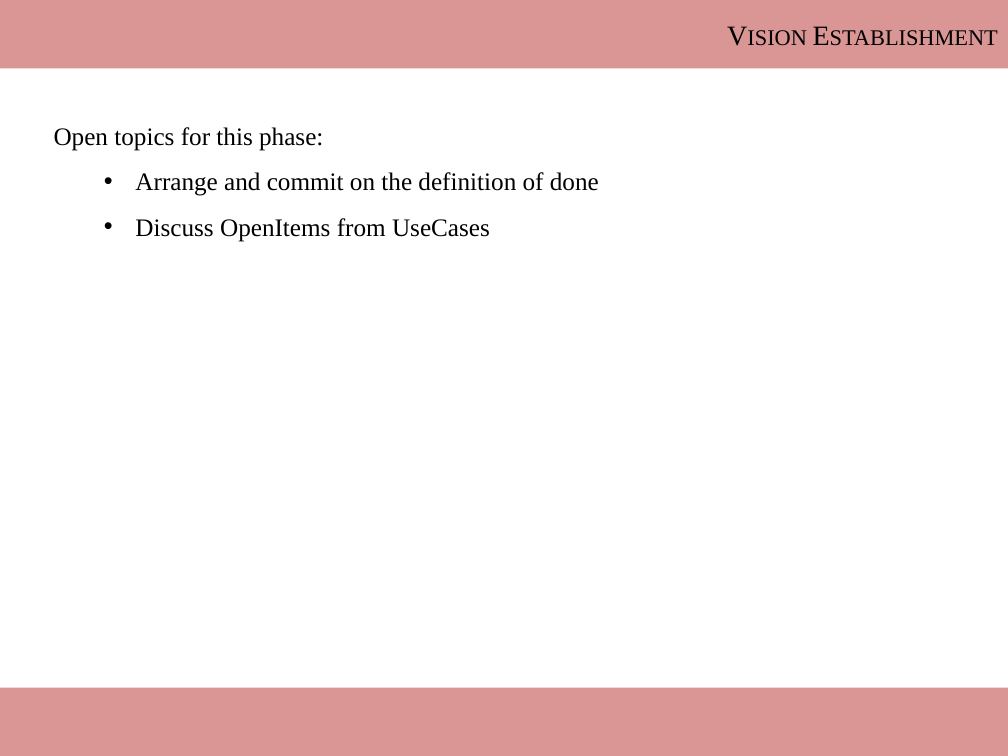
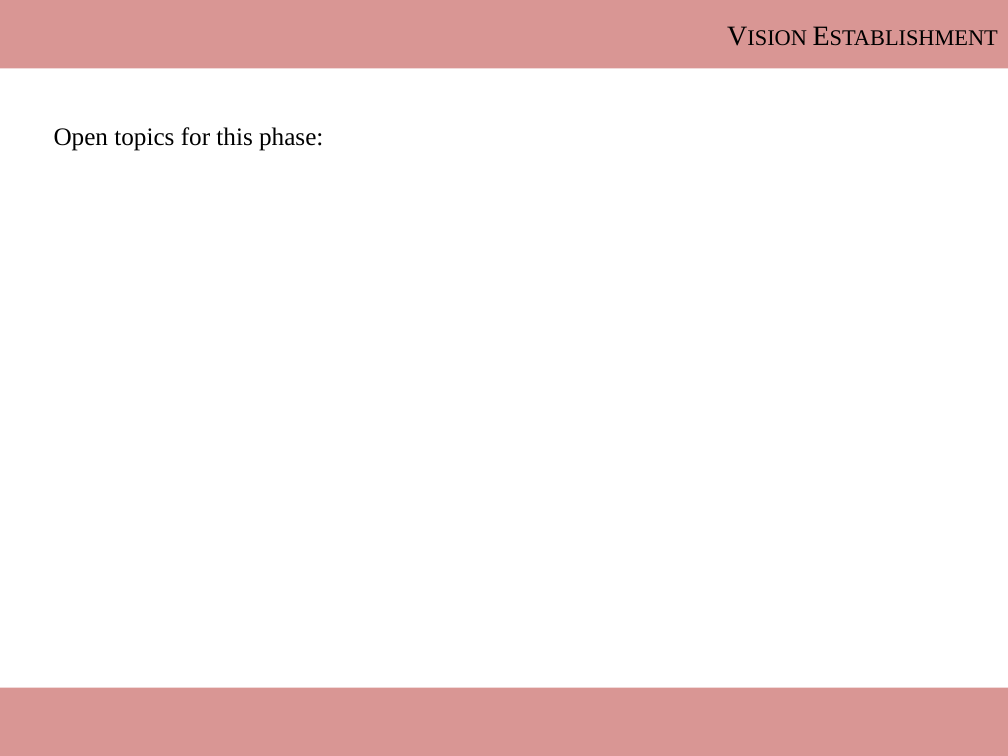
Before and after one commit to ThomasRoehl/ShopAdmin, a slide deck: slide 27 of Dokumentation/ShopAdmin_slidecollection.pptx (slide 15 before the commit). Drawn at 1008x756 pixels with LibreOffice and Linux fonts; fonts in the diff are those of the drawing. Boxes give left, top, right and bottom in pixels: in the first picture for what was removed or moved away, otherwise in the second. Text is boxed around its words. In the diff, an @@ line names an element or a change of style, - is before the commit and + after.

Commit message:
Updated Powerpoint

```diff
--- a/Dokumentation/ShopAdmin_slidecollection.pptx
+++ b/Dokumentation/ShopAdmin_slidecollection.pptx
@@ text at [135,172,599,242]: paragraphs removed @@
-  • Arrange and commit on the definition of done
-  • Discuss OpenItems from UseCases
```
Also in this commit, not shown: 4 other slides changed, 10 slides added, 1 slide removed, 2 other files.
